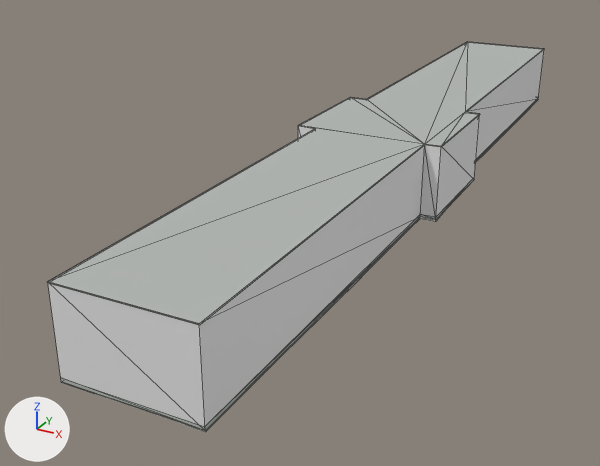
Before and after pictures for a commit that changed the glTF model public/models/buildings/osm-way-1132256451.glb.
The view is the same before and after, from a 50 mm camera at (38.9, -94.5, 37.9) aimed at (-8.1, -9.0, -4.8). Lighting does not change. The marker at lower left points along +X, +Y and +Z. The first picture is the older version. Mesh edges are drawn as thin lines. Where no turn or scale is listed for an object, it has been applied to the vertices. Vertices at exactly the same position are counted once.

In view in the first picture: 'building foundation 1132256451', 'reality 1132256451 near reality aged pale plaster', 'reality 1132256451 near reality concrete plinth', 'reality 1132256451 near reality flat weathered roof', 'reality 1132256451 near reality pale aluminum sill'.
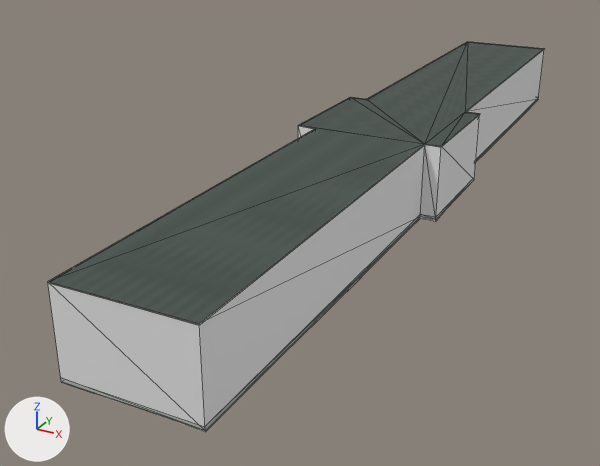
Pixel boxes [x1, y1, x2, y2] of what changed, in the pictures (600 x 466 px):
'reality 1132256451 near reality flat weathered roof', surface changed (darker)
    both: [48, 42, 543, 324]
'reality 1132256451 near reality pale aluminum sill', reshaped
    before: [47, 47, 543, 325]
    after: [47, 47, 544, 325]

What the commit changed:
Picture 'roof-color' (img_roof_color) is new.
In material 'reality flat weathered roof' (mat_reality_flat_weathered_roof), base_color is no longer (0.451, 0.475, 0.455), grey #b3b7b4.
In material 'reality flat weathered roof' (mat_reality_flat_weathered_roof), texture is now set to img_roof_color.
me_reality_1132256451_near_reality_pale_aluminum_sill is used by ob_reality_1132256451_near_reality_pale_aluminum_sill; location (0.0, 0.0, 0.0).
me_reality_1132256451_near_reality_pale_aluminum_sill had 48 vertices, 24 faces and spanned x -9.3..9.3, y -54.1..54.1, z 8.9..9.0.
me_reality_1132256451_near_reality_pale_aluminum_sill now has 60 vertices, 48 faces and spans x -9.3..9.3, y -54.1..54.1, z 8.9..9.0.
Part 1, on me_reality_1132256451_near_reality_pale_aluminum_sill:
23 faces are deleted.
12 vertices are added at x -9.3..9.3, y -54.1..54.1, z 9.0.
47 new faces join them.
